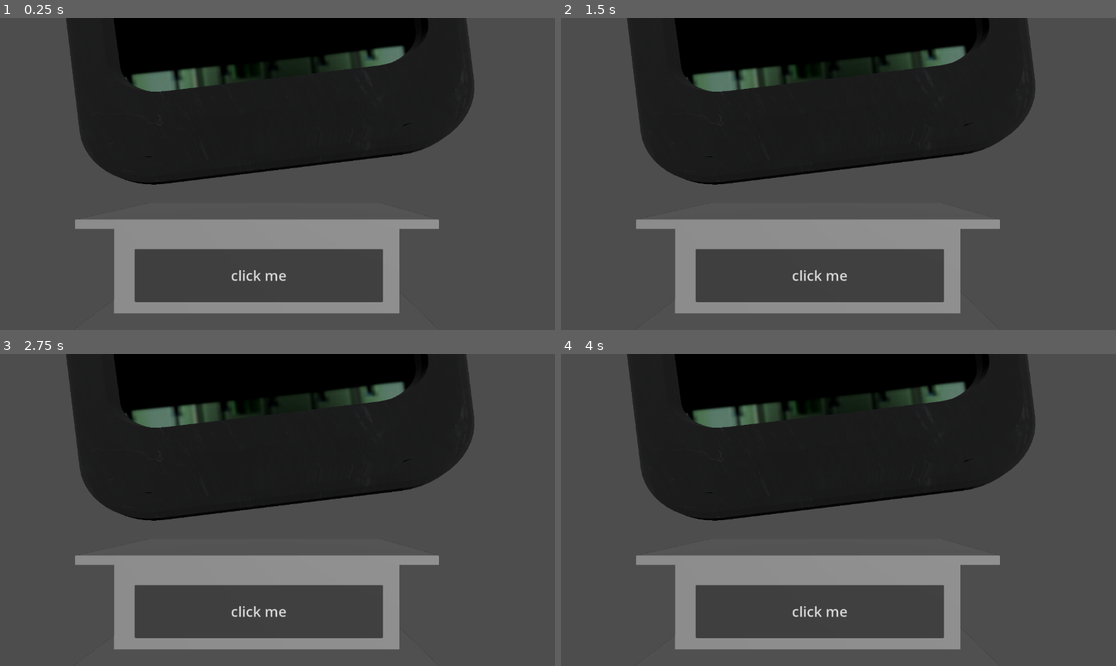
Above: before the commit, frames 1-4 (two rows, left to right).
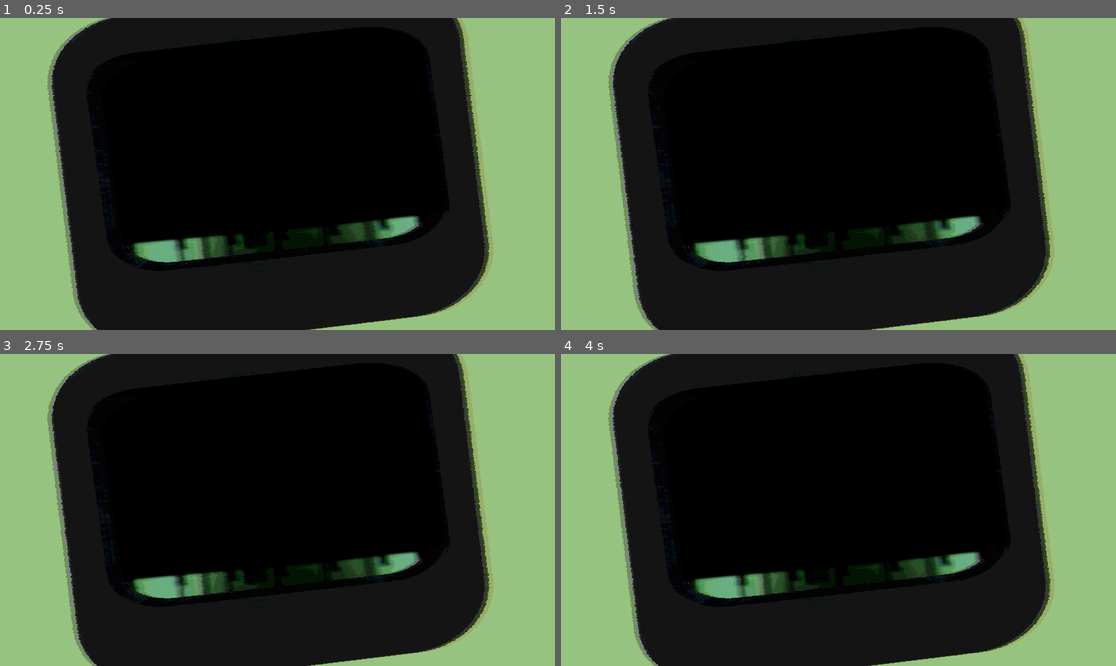
Above: after the commit, the same moments.

Repository: solacite/take-a-seat
Game: Godot game, scene res://scenes/main_menu.tscn
The game is run twice, just before and just after one commit, with the same random seed, the same clock (stepped at 60 frames per second) and the same inputs.
Inputs (mouse positions are in pixels of both pictures, inside the frame that each line leads up to):
- Up to frame 1 (0.25 s): no input
- Up to frame 2 (1.5 s): tap Enter at 0.5 s; move the mouse to (960, 158) at 0.52 s; hold Right 0.53-1.28 s; tap Alt at 0.6 s; click (960, 158) at 0.67 s; move the mouse to (727, 189) at 1.27 s; hold Down from 1.28 s (still down); tap Shift at 1.35 s
- Up to frame 3 (2.75 s): move the mouse to (333, 441) at 2.02 s; release Down at 2.03 s; hold Right from 2.03 s (still down); tap Alt at 2.1 s
- Up to frame 4 (4 s): move the mouse to (810, 572) at 2.77 s; release Right at 2.78 s; hold Up 2.78-3.53 s; tap Shift at 2.85 s; click (810, 572) at 2.92 s; move the mouse to (1005, 556) at 3.52 s; hold Left from 3.53 s (still down); tap Alt at 3.6 s

The runs differ from the first frame. In frame 1, 86% of the frame differs, in the area x 0-100%, y 0-100%; in frame 2, 86%; in frame 3, 86%; in frame 4, 86%.

Commit message:
apply functioning vhs shader !!

Diff:
--- a/project.godot
+++ b/project.godot
@@ -14,6 +14,10 @@
 run/main_scene="uid://dfy6dg2hsa7lh"
 config/features=PackedStringArray("4.5", "GL Compatibility")
 
+[display]
+
+window/size/mode=4
+
 [editor_plugins]
 
 enabled=PackedStringArray("res://addons/godot_super-wakatime/plugin.cfg")
--- a/scenes/main_menu.tscn
+++ b/scenes/main_menu.tscn
@@ -18,7 +18,9 @@
 shader_parameter/color_offset = 0.005
 
 [sub_resource type="QuadMesh" id="QuadMesh_rtw2f"]
+lightmap_size_hint = Vector2i(12, 12)
 material = SubResource("ShaderMaterial_8ln24")
+size = Vector2(2, 2)
 
 [sub_resource type="ViewportTexture" id="ViewportTexture_bqqt6"]
 viewport_path = NodePath("SubViewport")
@@ -29,13 +31,22 @@
 [sub_resource type="BoxShape3D" id="BoxShape3D_rhts7"]
 size = Vector3(27.501953, 5.578003, 1)
 
+[sub_resource type="Environment" id="Environment_wu84c"]
+background_mode = 1
+background_color = Color(0.5060806, 0.5780025, 0.42337045, 1)
+
 [node name="Main Menu" type="Node3D"]
 
+[node name="Camera3D" type="Camera3D" parent="."]
+transform = Transform3D(1, 0, 0, 0, 1, 0, 0, 0, 1, -0.22840023, 1.8166105, 0.91969156)
+
 [node name="MeshInstance3D" type="MeshInstance3D" parent="."]
-transform = Transform3D(-3.0500493, 0, 0.021012172, 0, -2.454909, 0, -0.06410247, 0, -0.9997791, 0, 1.595166, 0)
+transform = Transform3D(-2.4190214, 0, 0.27805606, 0, -2.4549093, 0, -0.7284571, 0, -0.9233538, 0, 1.595166, 0)
+extra_cull_margin = 16384.0
 mesh = SubResource("QuadMesh_rtw2f")
 
 [node name="Sprite2D" type="Sprite2D" parent="."]
+visible = false
 position = Vector2(578.49994, 323.75003)
 scale = Vector2(0.615, 0.615)
 texture = SubResource("ViewportTexture_bqqt6")
@@ -46,30 +57,18 @@
 
 [node name="World" type="Node" parent="SubViewport"]
 
-[node name="Camera3D" type="Camera3D" parent="SubViewport/World"]
-transform = Transform3D(1, 0, 0, 0, 1, 0, 0, 0, 1, -0.17306328, 0.63381016, 0.4836681)
-
 [node name="DirectionalLight3D" type="DirectionalLight3D" parent="SubViewport/World"]
 transform = Transform3D(0.94181716, -7.0170847e-09, 0.3361256, -0.096701615, 0.9577221, 0.270956, -0.32191494, -0.28769487, 0.9019992, 0, 1.064014, 2.3193393)
 
-[node name="Temp Map" type="Node" parent="SubViewport"]
-
-[node name="CSGBox3D" type="CSGBox3D" parent="SubViewport/Temp Map"]
-transform = Transform3D(0.84688866, 0, 0, 0, 0.84688866, 0, 0, 0, 0.84688866, -0.3208499, -0.44580078, -1.2132747)
-size = Vector3(2.8566952, 0.10839844, 0.80648804)
-
-[node name="CSGBox3D2" type="CSGBox3D" parent="SubViewport/Temp Map"]
-transform = Transform3D(1, 0, 0, 0, 1, 0, 0, 0, 1, -0.33730233, -0.08514404, -1.2120438)
-size = Vector3(2.112664, 0.8297119, 0.30281067)
-
-[node name="CSGBox3D3" type="CSGBox3D" parent="SubViewport/Temp Map"]
-transform = Transform3D(0.5473431, 0, 0, 0, 0.5473431, 0, 0, 0, 0.22378968, -0.31211028, 0.31047153, -1.2453613)
-size = Vector3(4.2668686, 0.10839844, 3.4907227)
+[node name="plane_menu" parent="SubViewport" instance=ExtResource("3_bqqt6")]
+transform = Transform3D(-1, 0, -8.742278e-08, 0, 1, 0, 8.742278e-08, 0, -1, 0.074683405, 1.8564267, -1.8651652)
 
 [node name="Node3D" type="Node3D" parent="SubViewport"]
+transform = Transform3D(0.99016577, -0.13989896, 0, 0.13989896, 0.99016577, 0, 0, 0, 1, 0, 2.142832, -0.032236576)
 
 [node name="Sprite3D" type="Sprite3D" parent="SubViewport/Node3D"]
-transform = Transform3D(0.253666, 0, 0, 0, 0.253666, 0, 0, 0, 0.253666, -0.3144802, -0.0938077, -1.0078524)
+transform = Transform3D(0.253666, 0, 0, 0, 0.253666, 0, 0, 0, 0.253666, -0.3144801, -0.0938077, -0.20874214)
+gi_lightmap_texel_scale = 10.0
 texture = SubResource("ViewportTexture_rhts7")
 
 [node name="SubViewport" type="SubViewport" parent="SubViewport/Node3D/Sprite3D"]
@@ -80,6 +79,7 @@
 [node name="Button" type="Button" parent="SubViewport/Node3D/Sprite3D/SubViewport"]
 offset_right = 700.0
 offset_bottom = 150.0
+theme_override_colors/font_color = Color(0.038547292, 0.8000307, 0.27370995, 1)
 theme_override_font_sizes/font_size = 40
 text = "click me"
 script = ExtResource("1_ekxnf")
@@ -92,7 +92,7 @@
 transform = Transform3D(0.25, 0, 0, 0, 0.25, 0, 0, 0, 0.25, -0.015503134, -0.018546581, 0)
 shape = SubResource("BoxShape3D_rhts7")
 
-[node name="plane_menu" parent="SubViewport/Node3D" instance=ExtResource("3_bqqt6")]
-transform = Transform3D(-0.9998406, 0, 0.017853655, 0, 1, 0, -0.017853655, 0, -0.9998406, 0.074683405, 1.8564267, -2.3974714)
+[node name="WorldEnvironment" type="WorldEnvironment" parent="."]
+environment = SubResource("Environment_wu84c")
 
 [connection signal="pressed" from="SubViewport/Node3D/Sprite3D/SubViewport/Button" to="SubViewport/Node3D/Sprite3D/SubViewport/Button" method="_on_pressed"]
--- a/shaders/vhs.gdshader
+++ b/shaders/vhs.gdshader
@@ -3,69 +3,84 @@
 
 uniform sampler2D SCREEN_TEXTURE : hint_screen_texture, filter_linear_mipmap;
 
-// --- UPDATED AESTHETIC PARAMETERS ---
+void vertex() {
+	POSITION = vec4(VERTEX.xy, 1.0, 1.0);
+}
+
+// aesthetics
 uniform float color_levels : hint_range(2.0, 128.0) = 14.0;
 uniform float chromatic_aberration : hint_range(0.0, 0.2) = 0.008;
 uniform float blur_amount : hint_range(0.0, 5.0) = 1.0;
 uniform float brightness : hint_range(0.5, 3.0) = 1.2;
 uniform float saturation : hint_range(1.0, 5.0) = 1.0;
 
-// --- UPDATED GLITCH PARAMETERS ---
+// glitch
 uniform float color_offset_multiplier: hint_range(0.0, 0.2) = 0.004;
 uniform float black_offset_multiplier: hint_range(0.0, 0.5) = 0.1;
 uniform float color_offset: hint_range(-0.1, 0.1) = 0.005;
 
-// Noise function
+// noise func
 float noise(vec2 uv, float offset) {
-	return (fract(sin(dot(uv * offset, vec2(12.9898, 78.233))) * 43758.5453) - 0.5) * 2.0;
+    return (fract(sin(dot(uv * offset, vec2(12.9898, 78.233))) * 43758.5453) - 0.5) * 2.0;
 }
 
+// RGB to YUV
 vec3 rgb_to_yuv(vec3 rgb) {
-	const mat3 RGB_TO_YUV = mat3(vec3(0.299, 0.587, 0.114), vec3(-0.14713, -0.28886, 0.436), vec3(.615, -0.51499, -0.10001));
-	return rgb * RGB_TO_YUV;
+    const mat3 RGB_TO_YUV = mat3(
+        vec3(0.299, 0.587, 0.114),
+        vec3(-0.14713, -0.28886, 0.436),
+        vec3(0.615, -0.51499, -0.10001)
+    );
+    return rgb * RGB_TO_YUV;
 }
 
+// YUV to RGB
 vec3 yuv_to_rgb(vec3 yuv) {
-	const mat3 YUV_TO_RGB = mat3(vec3(1.0, 0.0, 1.13983), vec3(1.0, -0.39465, -0.58060), vec3(1.0, 2.03211, 0.0));
-	return clamp(yuv * YUV_TO_RGB, vec3(0.0), vec3(1.0));
+    const mat3 YUV_TO_RGB = mat3(
+        vec3(1.0, 0.0, 1.13983),
+        vec3(1.0, -0.39465, -0.58060),
+        vec3(1.0, 2.03211, 0.0)
+    );
+    return clamp(yuv * YUV_TO_RGB, vec3(0.0), vec3(1.0));
 }
 
+// main shader
 void fragment() {
-	vec2 uv = SCREEN_UV;
+    // conv fragment coordinates to normalized UVs
+    vec2 uv = FRAGCOORD.xy / VIEWPORT_SIZE;
 
-	// 1. MOVEMENT LOGIC
-	float line_logic = uv.y * 487.0;
-	vec2 noise_coord = vec2(floor(line_logic), fract(line_logic));
+    // noise + texture offsets
+    float line_logic = uv.y * 487.0;
+    vec2 noise_coord = vec2(floor(line_logic), fract(line_logic));
 
-	float x_offset = color_offset + noise(noise_coord, TIME) * color_offset_multiplier;
-	float black_offset = noise(noise_coord, TIME + 65.0) * (black_offset_multiplier * 0.01);
+    float x_offset = color_offset + noise(noise_coord, TIME) * color_offset_multiplier;
+    float black_offset = noise(noise_coord, TIME + 65.0) * (black_offset_multiplier * 0.01);
 
-	// 2. SAMPLING
-	vec3 col;
-	col.r = texture(SCREEN_TEXTURE, uv + vec2(chromatic_aberration + black_offset, 0.0)).r;
-	col.g = texture(SCREEN_TEXTURE, uv + vec2(black_offset, 0.0)).g;
-	col.b = texture(SCREEN_TEXTURE, uv - vec2(chromatic_aberration - black_offset, 0.0)).b;
+    // sample SCREEN_TEXTURE --> chromatic aberration
+    vec3 col;
+    col.r = texture(SCREEN_TEXTURE, uv + vec2(chromatic_aberration + black_offset, 0.0)).r;
+    col.g = texture(SCREEN_TEXTURE, uv + vec2(black_offset, 0.0)).g;
+    col.b = texture(SCREEN_TEXTURE, uv - vec2(chromatic_aberration - black_offset, 0.0)).b;
 
-	// 3. YUV CHROMATIC SHIFT
-	vec4 color_shifted = textureLod(SCREEN_TEXTURE, uv + vec2(x_offset, 0.0), blur_amount * 0.25);
-	vec3 yuv_base = rgb_to_yuv(col);
-	vec3 yuv_chroma = rgb_to_yuv(color_shifted.rgb);
+    // YUV chromatic Shift
+    vec4 color_shifted = textureLod(SCREEN_TEXTURE, uv + vec2(x_offset, 0.0), blur_amount * 0.25);
+    vec3 yuv_base = rgb_to_yuv(col);
+    vec3 yuv_chroma = rgb_to_yuv(color_shifted.rgb);
 
-	col = yuv_to_rgb(vec3(yuv_base.x, yuv_chroma.yz));
+    col = yuv_to_rgb(vec3(yuv_base.x, yuv_chroma.yz));
 
-	// 4. POST-PROCESSING EFFECTS
-	float luma = dot(col, vec3(0.299, 0.587, 0.114));
-	col = mix(vec3(luma), col, saturation);
-	col *= brightness;
+    // apply post-processing effects
+    float luma = dot(col, vec3(0.299, 0.587, 0.114));
+    col = mix(vec3(luma), col, saturation); // adjust color saturation
+    col *= brightness; // adjust brightness
 
-	// Posterization
-	col.rgb = floor(col.rgb * color_levels + 0.3) / color_levels;
+    // posterization effect
+    col.rgb = floor(col.rgb * color_levels + 0.3) / color_levels;
 
-	// --- VIGNETTE REMOVED ---
+    // final pushed contrast
+    col = clamp(col, 0.0, 1.0);
+    col = mix(col, col * col * (3.0 - 2.0 * col), 0.6);
 
-	// Final pushed contrast
-	col = clamp(col, 0.0, 1.0);
-	col = mix(col, col * col * (3.0 - 2.0 * col), 0.6);
-
-	//COLOR = vec4(col, 1.0);
+    // output final color
+    ALBEDO = col;
 }
Not shown: 1 places in scenes/main_menu.tscn that only renumber resources
